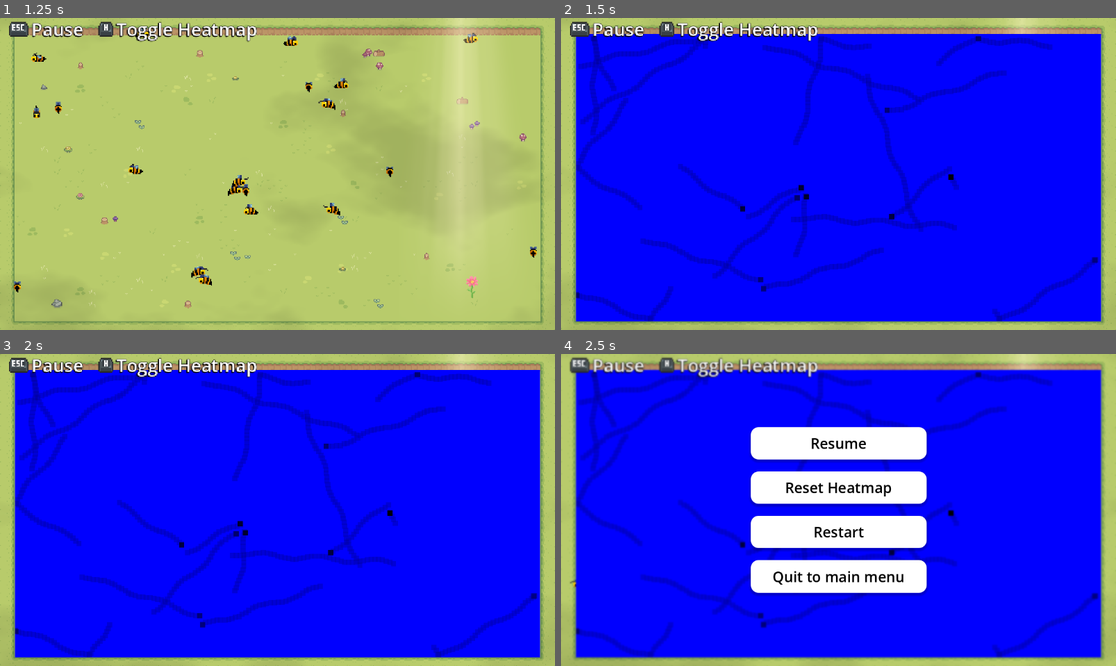
Above: before the commit, frames 1-4 (two rows, left to right).
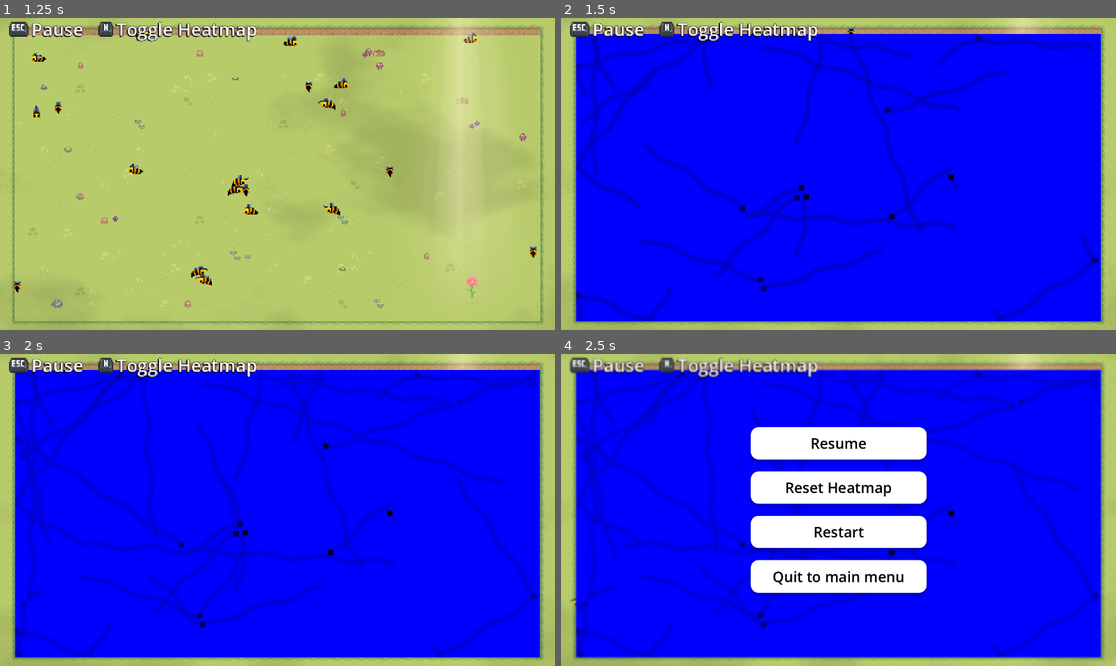
Above: after the commit, the same moments.

Repository: Kuuro-neko/Beeclust
Game: Godot game, scene res://scenes/main_menu.tscn
Two runs of this game, one before a commit and one after it. Both use one fixed random seed, a clock stepped at 60 frames per second and the inputs below.
Inputs (mouse positions are in pixels of both pictures, inside the frame that each line leads up to):
- Up to frame 1 (1.25 s): click "Start" at 0.5 s
- Up to frame 2 (1.5 s): click (666, 30) at 1.25 s
- Up to frame 3 (2 s): no input
- Up to frame 4 (2.5 s): click (577, 366) at 2 s

Frame 1 is identical in both runs. In frame 2, 1.3% of the frame differs, in the area x 2-97%, y 3-98%; in frame 3, 5.1%, in the area x 2-97%, y 5-98%; in frame 4, 4.2%.

Commit message:
Optimized heatmap for realtime display

Diff:
--- a/scenes/world.tscn
+++ b/scenes/world.tscn
@@ -697,7 +697,7 @@
 down_right_corner = NodePath("../Corners/Down right corner")
 heatmap = NodePath("../Heatmap")
 
-[node name="Heatmap" type="Control" parent="." node_paths=PackedStringArray("progress_bar", "up_left_corner", "up_right_corner", "down_left_corner", "down_right_corner")]
+[node name="Heatmap" type="Control" parent="." node_paths=PackedStringArray("up_left_corner", "up_right_corner", "down_left_corner", "down_right_corner")]
 z_index = 20
 layout_mode = 3
 anchors_preset = 0
@@ -706,7 +706,6 @@
 offset_right = 352.0
 offset_bottom = 191.0
 script = ExtResource("8_tmbk2")
-progress_bar = NodePath("../Control UI/HBoxContainer/Heatmap compute bar")
 up_left_corner = NodePath("../Corners/Up left corner")
 up_right_corner = NodePath("../Corners/Up right corner")
 down_left_corner = NodePath("../Corners/Down left corner")
@@ -804,13 +803,5 @@
 theme_override_font_sizes/font_size = 24
 text = "Toggle Heatmap"
 
-[node name="Heatmap compute bar" type="ProgressBar" parent="Control UI/HBoxContainer"]
-visible = false
-custom_minimum_size = Vector2(220, 23)
-layout_mode = 2
-size_flags_horizontal = 0
-size_flags_vertical = 4
-show_percentage = false
-
 [connection signal="pressed" from="Control UI/HBoxContainer/Pause/ESC Button" to="PauseMenuCanvas/PauseMenu" method="_on_esc_button_pressed"]
 [connection signal="pressed" from="Control UI/HBoxContainer/Heatmap/H Button" to="Heatmap" method="_on_h_button_pressed"]
--- a/scripts/heatmap.gd
+++ b/scripts/heatmap.gd
@@ -1,21 +1,21 @@
 extends Control
 
-var bee_positions: Array = []
-var n_pos = 0
-const MAX_POSITIONS = 100000000
-var heatmap_enabled = false
-
-@export var progress_bar : ProgressBar
 @export var up_left_corner: Node2D
 @export var up_right_corner: Node2D
 @export var down_left_corner: Node2D
 @export var down_right_corner: Node2D
 
 var canvas_size
+
+var world_width
+var world_height
+
 var heatmap_image: Image
 var heatmap_texture: ImageTexture
-var world_width
-var world_height
+var heatmap_grid
+var heatmap_enabled = false
+
+var n = 3
 
 func _ready():
 	world_width = int(up_left_corner.position.distance_to(up_right_corner.position))
@@ -26,79 +26,53 @@
 	heatmap_image.fill(Color(0, 0, 0, 1))
 	heatmap_texture = ImageTexture.create_from_image(heatmap_image)
 
+	init_heatmap_grid()
+
 	$TextureRect.texture = heatmap_texture
 	$TextureRect.visible = false
+
+func _process(delta: float) -> void:
+	if heatmap_enabled:
+		draw_heatmap()
+	else:
+		$TextureRect.visible = false
 
 func _input(event):
 	if event is InputEventKey and event.pressed:
 		if event.keycode == KEY_H:
-			heatmap_enabled = !heatmap_enabled
-			if heatmap_enabled:
-				draw_heatmap()
-			else:
-				$TextureRect.visible = false
+			toggle_heatmap()
 
-func store_bee_position(pos: Vector2):
-	if bee_positions.size() >= MAX_POSITIONS:
-		bee_positions.pop_front()
-	bee_positions.append(pos)
-	n_pos = n_pos + 1
-
-func draw_heatmap():
-	if not heatmap_enabled:
-		return
-
-	get_tree().paused = true
-
-
-	var heatmap_grid = Array()
+func init_heatmap_grid():
+	heatmap_grid = Array()
 	for i in range(world_width):
 		var column = Array()
 		for j in range(world_height):
 			column.append(0)
 		heatmap_grid.append(column)
 
-	var n = 3
+func store_bee_position(pos: Vector2):
+	var map_x = int(remap(pos.x, up_left_corner.position.x, up_right_corner.position.x, 0, world_width))
+	var map_y = int(remap(pos.y, up_left_corner.position.y, down_left_corner.position.y, 0, world_height))
 
-	progress_bar.value = 0.
-	progress_bar.show()
-	var batch_size
-	if n_pos <= 100000:
-		batch_size = 500
-	elif n_pos <= 10000000:
-		batch_size = 5000
-	else:
-		batch_size = 50000
-	var done = 0
-	print("Computing ", n_pos, " positions")
-	for pos in bee_positions:
-		var map_x = int(remap(pos.x, up_left_corner.position.x, up_right_corner.position.x, 0, world_width))
-		var map_y = int(remap(pos.y, up_left_corner.position.y, down_left_corner.position.y, 0, world_height))
+	for dx in range(-n, n + 1):
+		for dy in range(-n, n + 1):
+			var neighbor_x = map_x + dx
+			var neighbor_y = map_y + dy
+			if neighbor_x >= 0 and neighbor_x < world_width and neighbor_y >= 0 and neighbor_y < world_height:
+				heatmap_grid[neighbor_x][neighbor_y] += 1
 
-		if map_x < 0 or map_x >= world_width or map_y < 0 or map_y >= world_height:
-			continue
-
-		for dx in range(-n, n + 1):
-			for dy in range(-n, n + 1):
-				var neighbor_x = map_x + dx
-				var neighbor_y = map_y + dy
-				if neighbor_x >= 0 and neighbor_x < world_width and neighbor_y >= 0 and neighbor_y < world_height:
-					heatmap_grid[neighbor_x][neighbor_y] += 1
-		done += 1
-		if done % batch_size == 0:  # Update progress less frequently
-			progress_bar.value = float(done) / float(n_pos) * 100.
-			await get_tree().process_frame  # Allow UI updates
-
-	progress_bar.value = 100.
-	await get_tree().process_frame  # Allow UI updates
+func draw_heatmap():
+	if not heatmap_enabled:
+		return
 
 	var max_count = 0
 	for column in heatmap_grid:
 		for cell in column:
 			max_count = max(max_count, cell)
 
-	# Create the heatmap texture
-	$TextureRect.visible = heatmap_enabled
+	if max_count == 0:
+		return
+
 	heatmap_image.fill(Color(0, 0, 1, 1))
 	for x in range(world_width):
 		for y in range(world_height):
@@ -108,16 +82,13 @@
 				var color = Color(0.0, 0.0, 1-intensity)
 				heatmap_image.set_pixel(x, y, color)
 	heatmap_texture.update(heatmap_image)
-	progress_bar.hide()
-	get_tree().paused = false
 
 func _on_h_button_pressed() -> void:
-	heatmap_enabled = !heatmap_enabled
-	if heatmap_enabled:
-		draw_heatmap()
-	else:
-		$TextureRect.visible = false
+	toggle_heatmap()
 
 func clear_heatmap():
-	bee_positions = []
-	n_pos = 0
+	init_heatmap_grid()
+
+func toggle_heatmap():
+	heatmap_enabled = !heatmap_enabled
+	$TextureRect.visible = heatmap_enabled
